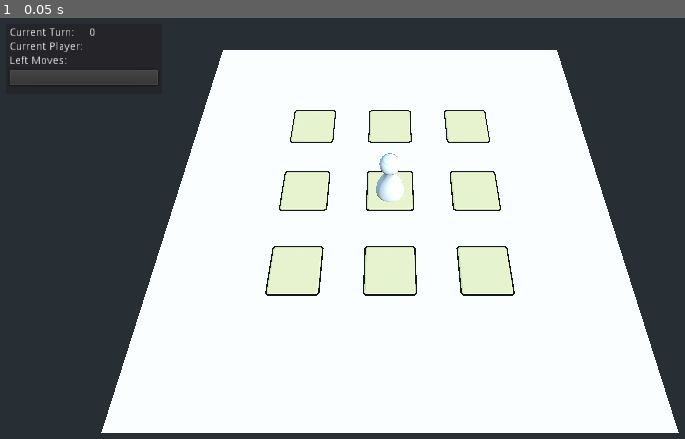
Above: before the commit, frame 1.
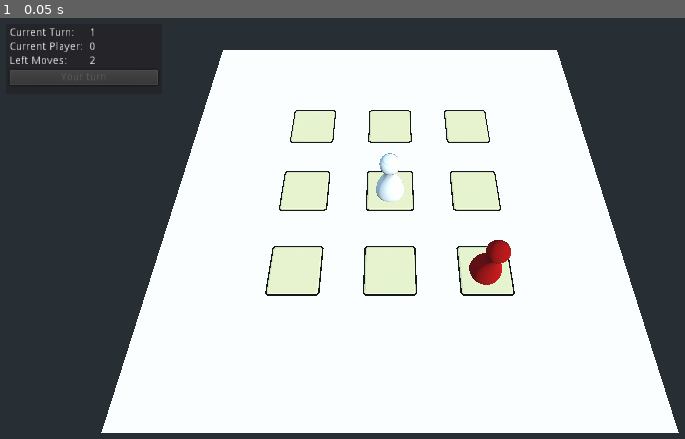
Above: after the commit, the same moment.

Repository: CodedOre/Stadtrally
Game: Godot game, scene res://scenes/game/RallyGame.tscn
The game is run twice, just before and just after one commit, with the same random seed, the same clock (stepped at 60 frames per second) and the same inputs.
Inputs:
- Up to frame 1 (0.05 s): no input

The runs differ from the first frame. In frame 1, 0.4% of the frame differs, in the area x 11-75%, y 2-64%.

Commit message:
Iterate through turns and players

Diff:
--- a/demo/DemoBoard.tscn
+++ b/demo/DemoBoard.tscn
@@ -56,3 +56,7 @@
 transform = Transform( 1, 0, 0, 0, 1, 0, 0, 0, 1, 9, 0, 9 )
 
 [node name="Player" parent="ExampleGame" instance=ExtResource( 2 )]
+transform = Transform( 1, 0, 0, 0, 1, 0, 0, 0, 1, 9, 0, 9 )
+color = 3
+
+[node name="Player2" parent="ExampleGame" instance=ExtResource( 2 )]
--- a/scenes/game/RallyGame.tscn
+++ b/scenes/game/RallyGame.tscn
@@ -13,3 +13,5 @@
 
 [node name="GameInput" type="Spatial" parent="."]
 script = ExtResource( 1 )
+
+[connection signal="next_action" from="GameHud" to="." method="continue_turn"]
--- a/scripts/game/RallyGame.gd
+++ b/scripts/game/RallyGame.gd
@@ -5,10 +5,38 @@
 
 extends Spatial
 
+# -- Constants --
+
+# - A static number of moves the players are allowed -
+const MOVES_PER_TURN : int = 2
+
+
+# -- Nodes --
+
+# - The HUD showing informations -
+onready var game_hud : Control = $GameHud
+
+
 # -- Properties --
 
 # - The board to be used in the game -
 export (PackedScene) onready var game_board
+
+
+# - Variables -
+
+# - The players that are playing the game -
+var __all_players : Array = []
+
+# - Counts the turns in this game -
+var __current_turn : int = -1
+
+# - The currently active player -
+var __current_id : int = -1
+var __current_player : KinematicBody = null
+
+# - How many moves the player still has
+var __current_moves : int = -1
 
 
 # -- Functions --
@@ -18,3 +46,37 @@
 	# Initialize the board
 	var board : Node = game_board.instance ()
 	add_child (board)
+	# Note players in tree to use in the game
+	__all_players.append_array (get_tree ().get_nodes_in_group ("ClassPlayer"))
+	# Begin the game
+	start_game ()
+
+# - Starts the game for the first time -
+func start_game () -> void:
+	__current_turn = 1
+	__current_id = 0
+	# Run non-specific turn code
+	__on_new_turn ()
+
+# - Starts the turn for the next player (or a new one) -
+func continue_turn () -> void:
+	# Iterate the player count
+	__current_id += 1
+	if __current_id >= len (__all_players):
+		# When at end of player array, then set new turn
+		__current_turn += 1
+		__current_id = 0
+	# Run non-specific turn code
+	__on_new_turn ()
+
+# - Runs on the start of each player turn -
+func __on_new_turn () -> void:
+	# Set the currently active player
+	__current_player = __all_players [__current_id]
+	# Get the moves for the player
+	__current_moves = MOVES_PER_TURN
+	# Update the information hud
+	game_hud.current_turn = __current_turn
+	game_hud.current_player = __current_id
+	game_hud.left_moves = __current_moves
+	game_hud.next_status = game_hud.NextStatus.DEACTIVE
--- a/scripts/gui/GameHud.gd
+++ b/scripts/gui/GameHud.gd
@@ -63,8 +63,7 @@
 # - Set the current turn indicator -
 func set_current_turn (value : int) -> void:
 	__current_turn = value
-	if turns_label != null:
-		turns_label.text = str (__current_turn)
+	turns_label.text = str (__current_turn)
 
 # - Get the current turn indicator -
 func get_current_player () -> int:
@@ -73,8 +72,7 @@
 # - Set the current turn indicator -
 func set_current_player (value : int) -> void:
 	__current_player = value
-	if player_label != null:
-		player_label.text = str (__current_player)
+	player_label.text = str (__current_player)
 
 # - Get the current turn indicator -
 func get_left_moves () -> int:
@@ -83,8 +81,7 @@
 # - Set the current turn indicator -
 func set_left_moves (value : int) -> void:
 	__left_moves = value
-	if moves_label != null:
-		moves_label.text = str (__left_moves)
+	moves_label.text = str (__left_moves)
 
 # - Get the NextButton status -
 func get_next_status () -> int:
@@ -95,17 +92,14 @@
 	__next_status = value
 	match value:
 		NextStatus.DEACTIVE:
-			if next_button != null:
-				next_button.text = "Your turn"
-				next_button.disabled = true
+			next_button.text = "Your turn"
+			next_button.disabled = true
 		NextStatus.NEXT_PLAYER:
-			if next_button != null:
-				next_button.text = "Next Player"
-				next_button.disabled = false
+			next_button.text = "Next Player"
+			next_button.disabled = false
 		NextStatus.NEXT_TURN:
-			if next_button != null:
-				next_button.text = "Next Turn"
-				next_button.disabled = false
+			next_button.text = "Next Turn"
+			next_button.disabled = false
 		_:
 			push_error ("Value for next_status not an NextStatus enum!")
 
